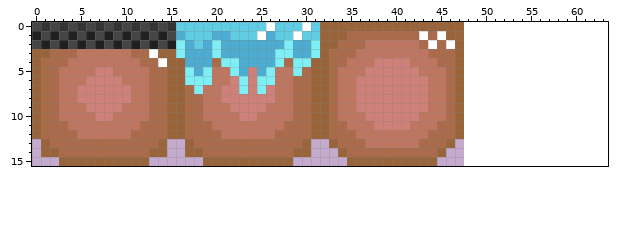
Two states of a pixel-art sprite, ProtoBase/images/icetilemaplayout1.png. Above, as it was before the edit.
The file is 48x16 pixels. The old version is drawn lined up with the new one, on the new canvas.
New version:
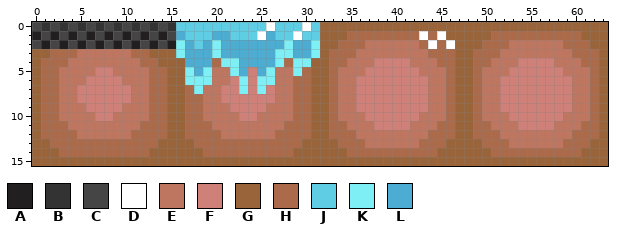
Palette (. is transparent): A #211f1f  B #333333  C #454545  D #ffffff  E #bf7660  F #cf8078  G #996439  H #ab6b4b  J #5fcde4  K #7deff5  L #4dacd1
Changes in this commit:
canvas 48x16 -> 64x16
There is now colour E in row 2 at x 53 to 58; in row 3 at x 52 to 59; in row 4 at x 51 to 53 and 58 to 60; in row 5 at x 50 to 52 and 59 to 61; in rows 6 to 9 at x 50 to 51 and 60 to 61; in row 10 at x 50 to 52 and 59 to 61.
There is now colour E in row 11 at x 51 to 53 and 58 to 60; in row 12 at x 52 to 59; in row 13 at x 53 to 58.
There is now colour F in row 4 at x 54 to 57; in row 5 at x 53 to 58; in rows 6 to 9 at x 52 to 59; in row 10 at x 53 to 58; in row 11 at x 54 to 57.
There is now colour G in row 0 at x 48 to 63; in row 1 at x 48 to 50 and 61 to 63; in row 2 at x 48 to 49 and 62 to 63; in rows 3 to 12 at x 48 and 63; in row 13 at x 0, 15 to 16, 31 to 32, 47 to 49 and 62 to 63; in row 14 at x 0, 15 to 16, 31 to 33, 46 to 50 and 61 to 63.
There is now colour G in row 15 at x 0 to 2, 13 to 18, 29 to 34 and 45 to 63.
The edit turns colour D into colour G in row 3 at x 13; in row 4 at x 14.
There is now colour H in row 1 at x 51 to 60; in row 2 at x 50 to 52 and 59 to 61; in row 3 at x 49 to 51 and 60 to 62; in row 4 at x 49 to 50 and 61 to 62; in rows 5 to 10 at x 49 and 62; in row 11 at x 49 to 50 and 61 to 62.
There is now colour H in row 12 at x 49 to 51 and 60 to 62; in row 13 at x 50 to 52 and 59 to 61; in row 14 at x 51 to 60.
